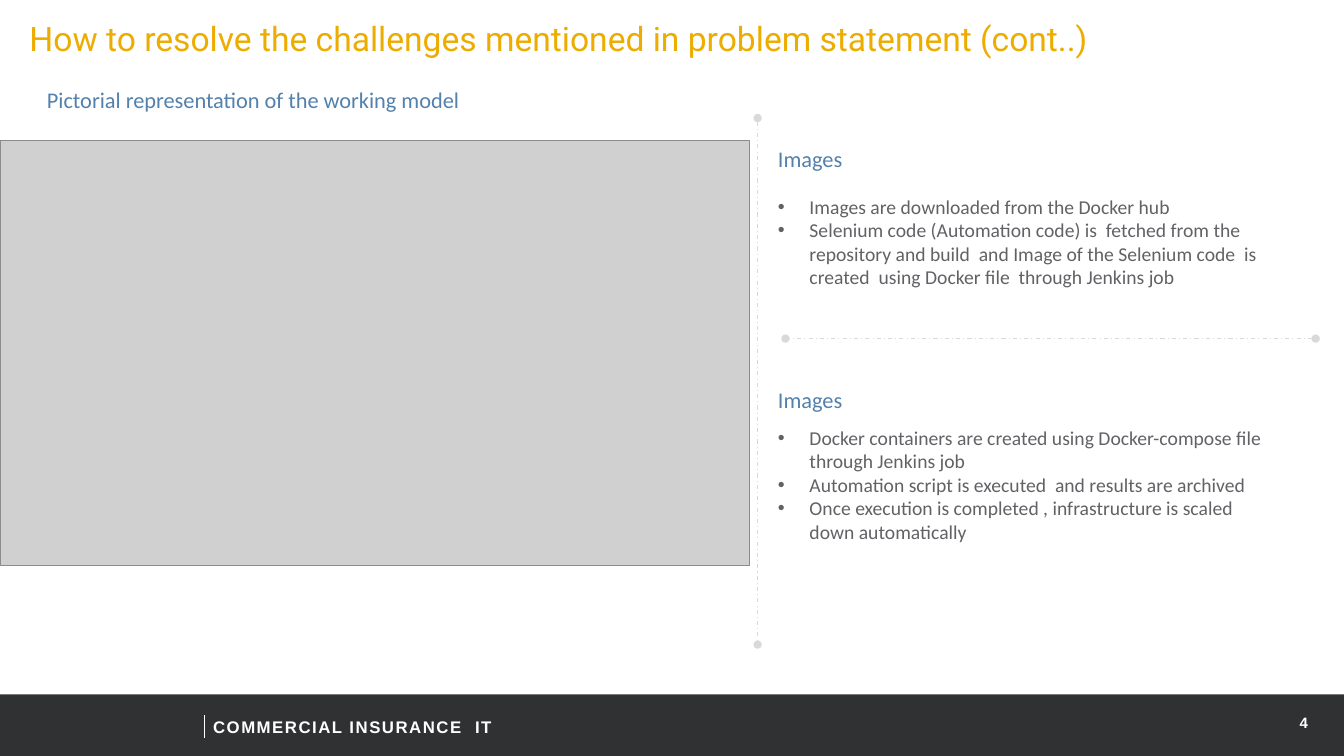
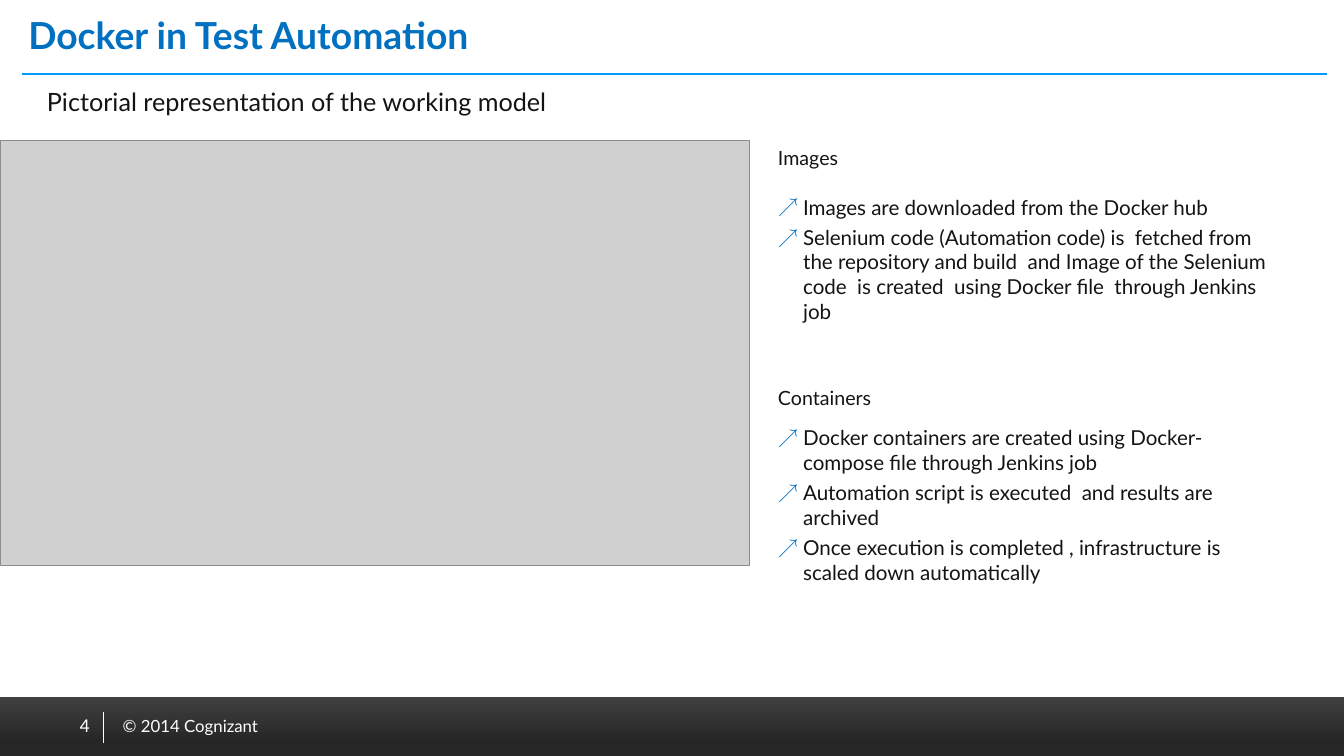
Before and after one commit to gsmanivel/docker-selpoc, a slide deck: slide 4 of Docker_poc.pptx. Drawn at 1344x756 pixels with LibreOffice and Linux fonts; fonts in the diff are those of the drawing; grey boxes stand for pictures; background and template pictures are left out. Boxes give left, top, right and bottom in pixels: in the first picture for what was removed or moved away, otherwise in the second. Text is boxed around its words. In the diff, an @@ line names an element or a change of style, - is before the commit and + after.

Commit message:
docker ppt

```diff
--- a/Docker_poc.pptx
+++ b/Docker_poc.pptx
@@ title added at (28, 21, 469, 50), 26.7 pt, text #0070C0, bold @@
+Docker in Test Automation
@@ text removed at (29, 24, 1087, 59) @@
-How to resolve the challenges mentioned in problem statement (cont..)
@@ line moved from (0, 35) - (1344, 35) to (22, 74) - (1328, 74) @@
@@ line (22, 74) - (1328, 74): stroke #FFFFFF 0.5 pt to #008000 1.5 pt @@
@@ text "Pictorial representation of the working ..." at (47, 92, 546, 115): size 16 to 18 pt, font Calibri to Lato, text colour #5381AC to #141414 @@
@@ double arrow removed from (758, 118) to (758, 644) @@
@@ text "Images" at (778, 151, 838, 169): size 16 to 14 pt, font Calibri to Lato, text colour #5381AC to #141414 @@
@@ text "Images are downloaded from the ..." at (803, 199, 1266, 323): size 14 to 14.7 pt, font Calibri to Lato, text colour #616265 to #141414; bullet • to ↗; list level 1 to 2 in "Images are downloaded from the ..."; list level 1 to 2 in "Selenium code (Automation code) is ..." @@
@@ double arrow removed from (1316, 339) to (785, 339) @@
@@ text at (778, 390, 871, 405): text changed; size 16 to 14 pt; font Calibri to Lato; text colour #5381AC to #141414 @@
-Images
+Containers
@@ text "Docker containers are created using ..." at (803, 429, 1221, 584): size 14 to 14.7 pt, font Calibri to Lato, text colour #616265 to #141414; bullet • to ↗; list level 1 to 2 in "Docker containers are created using ..."; list level 1 to 2 in "Automation script is executed and ..."; list level 1 to 2 in "Once execution is completed , ..." @@
@@ rectangle at (0, 697, 1344, 756): fill #303133 to gradient #262626 to #404040 @@
@@ page number added at (80, 719, 90, 732), 14 pt, text #FFFFFF @@
+4
@@ line moved from (205, 715) - (205, 738) to (103, 713) - (103, 743) @@
@@ page number removed at (1300, 717, 1308, 728) @@
-4
@@ rectangle removed at (0, 720, 1344, 756) @@
@@ text added at (141, 720, 258, 735), 12 pt, text #FFFFFF @@
+© 2014 Cognizant
@@ text removed at (143, 734, 209, 738) @@
-Liberty Mutual Insurance
@@ text removed at (213, 721, 491, 733) @@
-COMMERCIAL INSURANCE IT
```
Also in this commit, not shown: 3 other slides changed, 1 slide added, 1 slide removed.
